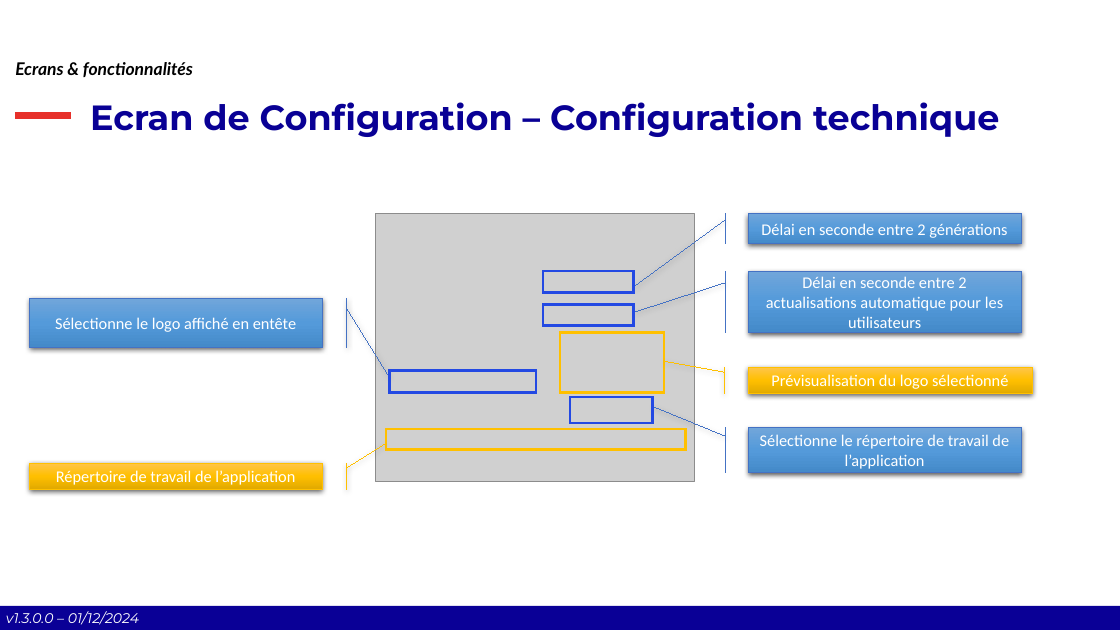
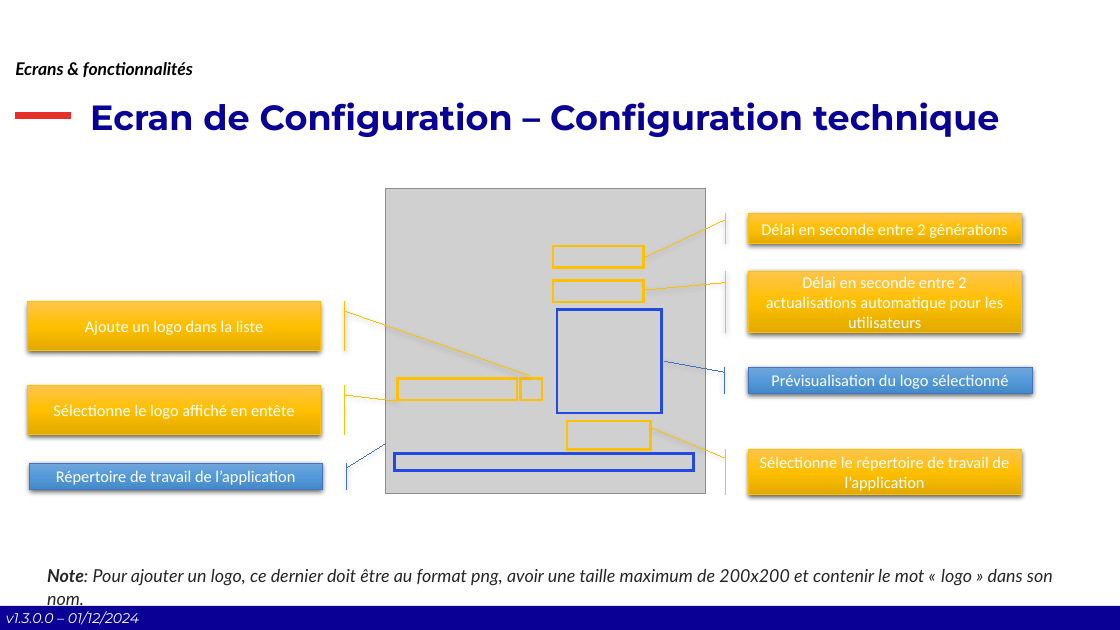
Before and after one commit to Comite-Rhone-Judo/PublicationSuiviCompetition, a slide deck: slide 18 of AppPublication/Documentation/PublicationSuiviCompetition - Manuel d'utilisation.pptx. Drawn at 1120x630 pixels with LibreOffice and Linux fonts; fonts in the diff are those of the drawing; grey boxes stand for pictures; background and template pictures are left out. Boxes give left, top, right and bottom in pixels: in the first picture for what was removed or moved away, otherwise in the second. Text is boxed around its words. In the diff, an @@ line names an element or a change of style, - is before the commit and + after.

Commit message:
Correction de la numerotation des versions test en beta Mise a jour du manuel avec les nouvelles IHMs Correction du bouton de sélection du répertoire de travail qui avait disparu Test de la valeur null sur SiteDistantSelectionne

```diff
--- a/AppPublication/Documentation/PublicationSuiviCompetition - Manuel d'utilisation.pptx
+++ b/AppPublication/Documentation/PublicationSuiviCompetition - Manuel d'utilisation.pptx
@@ picture resized from (x1=376, y1=214, x2=695, y2=482) to (x1=386, y1=188, x2=705, y2=493) @@
@@ rectangle moved from (x1=543, y1=271, x2=634, y2=293) to (x1=553, y1=246, x2=644, y2=268) @@
@@ rectangle moved from (x1=543, y1=304, x2=634, y2=326) to (x1=553, y1=281, x2=644, y2=302) @@
@@ accent border callout added at (x1=28, y1=302, x2=320, y2=350), fill gradient #FFC64B to #FFC000 to #E3AB00, outline #FFC000 0.75 pt, 14 pt, text #FFFFFF @@
+Ajoute un logo dans la liste
@@ rectangle resized from (x1=571, y1=397, x2=653, y2=423) to (x1=557, y1=310, x2=661, y2=413) @@
@@ fill gradient #71A6DB to #559BDB to #448ACA to gradient #FFC64B to #FFC000 to #E3AB00; outline #4472C4 0.75 pt to #FFC000 0.75 pt; proportions changed in 3 elements at (x1=749, y1=214, x2=1022, y2=244), (x1=749, y1=271, x2=1022, y2=333), (x1=28, y1=386, x2=320, y2=434) @@
@@ accent border callout "Sélectionne le logo affiché en ..." moved from (x1=29, y1=298, x2=322, y2=347) to (x1=28, y1=386, x2=320, y2=434) @@
@@ outline #2349E3 2.25 pt to #FFC000 2.25 pt in 3 elements at (x1=553, y1=281, x2=644, y2=302), (x1=553, y1=246, x2=644, y2=268), (x1=397, y1=378, x2=517, y2=400) @@
@@ rectangle resized from (x1=390, y1=371, x2=536, y2=392) to (x1=397, y1=378, x2=517, y2=400) @@
@@ rectangle added at (x1=521, y1=378, x2=542, y2=400), outline #FFC000 2.25 pt @@
@@ accent border callout "Prévisualisation du logo sélectionné" at (x1=749, y1=367, x2=1033, y2=393): fill gradient #FFC64B to #FFC000 to #E3AB00 to gradient #71A6DB to #559BDB to #448ACA; outline #FFC000 0.75 pt to #4472C4 0.75 pt @@
@@ rectangle resized from (x1=560, y1=333, x2=665, y2=392) to (x1=567, y1=421, x2=650, y2=450) @@
@@ accent border callout "Répertoire de travail de l’application" at (x1=29, y1=463, x2=322, y2=489): fill gradient #FFC64B to #FFC000 to #E3AB00 to gradient #71A6DB to #559BDB to #448ACA; outline #FFC000 0.75 pt to #4472C4 0.75 pt @@
@@ rectangle resized from (x1=386, y1=429, x2=686, y2=450) to (x1=394, y1=454, x2=693, y2=471) @@
@@ rectangle at (x1=394, y1=454, x2=693, y2=471): outline #FFC000 2.25 pt to #2349E3 2.25 pt @@
@@ accent border callout "Sélectionne le répertoire de travail ..." moved from (x1=749, y1=428, x2=1022, y2=472) to (x1=749, y1=450, x2=1022, y2=494) @@
@@ accent border callout "Sélectionne le répertoire de travail ..." at (x1=749, y1=450, x2=1022, y2=494): fill gradient #71A6DB to #559BDB to #448ACA to gradient #FFC64B to #FFC000 to #E3AB00; outline #4472C4 0.75 pt to #FFC000 0.75 pt @@
@@ text added at (x1=47, y1=569, x2=1053, y2=586), 15.3 pt, text #262626, italic @@
+Note: Pour ajouter un logo, ce dernier doit être au format png, avoir une taille maximum de 200x200 et contenir le mot « logo » dans son nom.
```
Also in this commit, not shown: 6 other slides changed, 6 other files.
